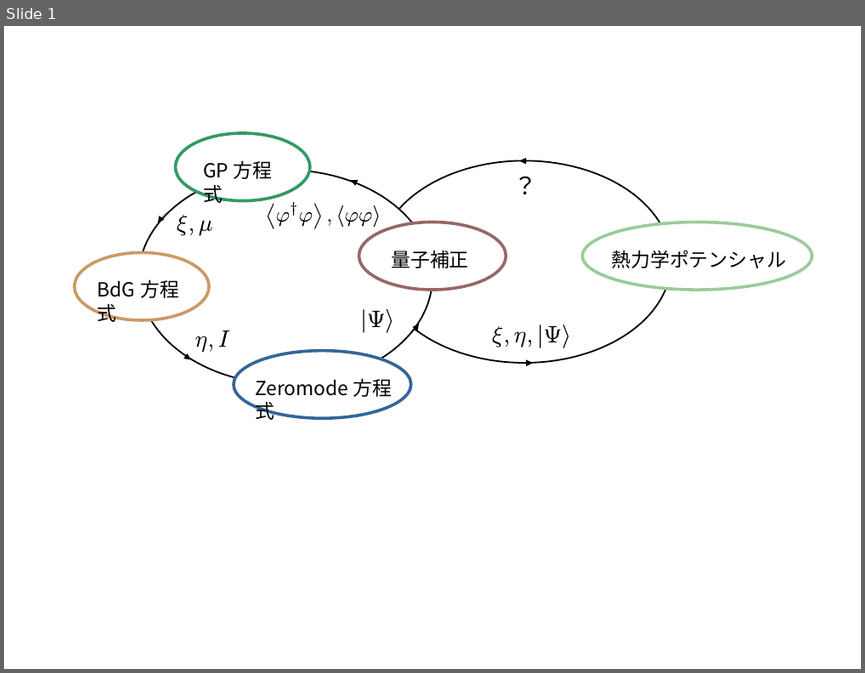
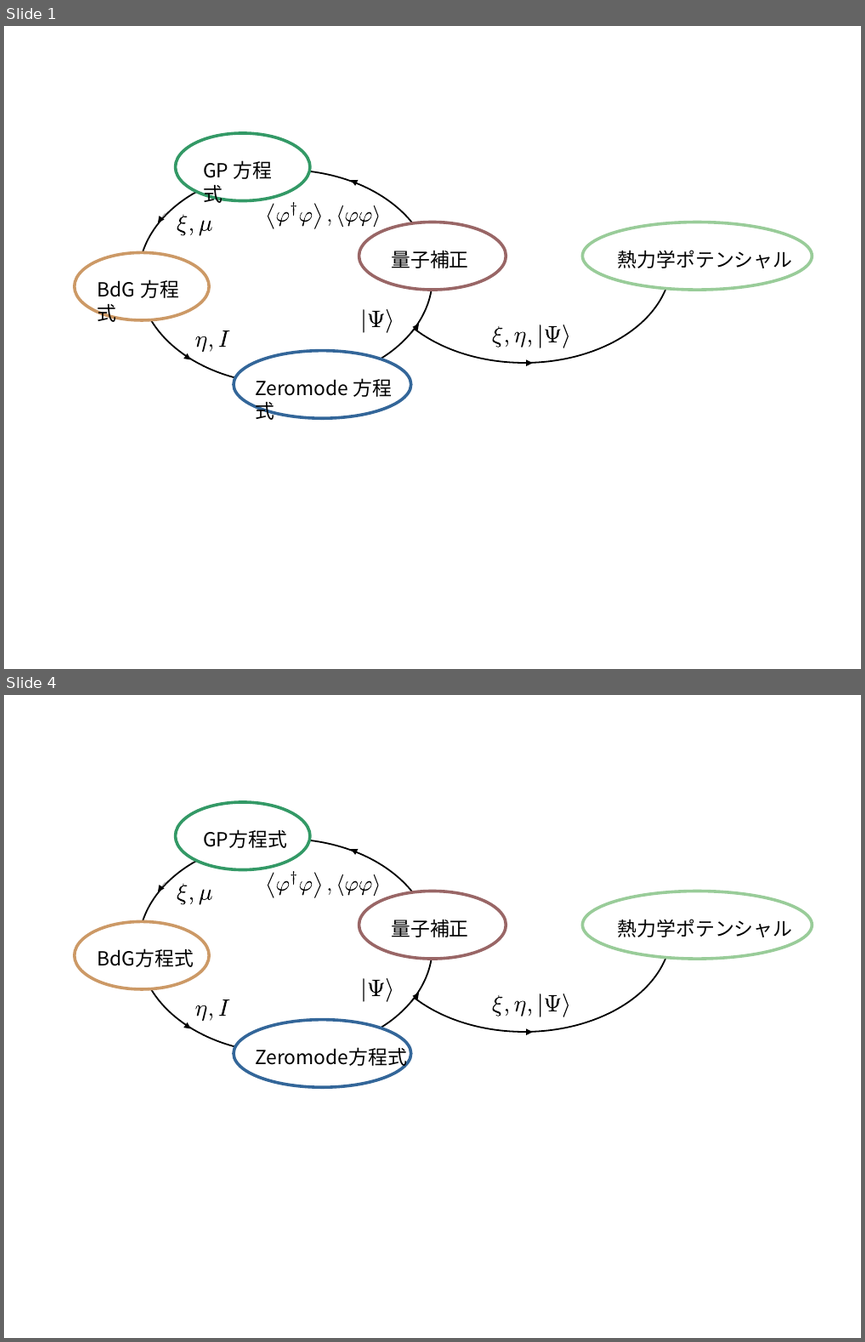
Before and after one commit to jabberwocky0139/QuantumPhys, a slide deck: EPS/Self-Consistent.odp. Shown one above the other, each under a label of ours: slide 1 before the commit, slides 1 and 4 after it; the slides between them are not shown. The pictures are 865x673 and 865x1342 pixels, drawn with LibreOffice and Linux fonts; fonts in the diff are those of the drawing. Boxes give left, top, right and bottom in pixels: in the first picture for what was removed or moved away, otherwise in the second. Text is boxed around its words. In the diff, an @@ line names an element or a change of style, - is before the commit and + after.

```diff
--- a/EPS/Self-Consistent.odp
+++ b/EPS/Self-Consistent.odp
@@ slide 4 added at [4,695,861,1338], background #FFFFFF @@
@@ ellipse added at [175,802,309,870], fill #FFFFFF, outline #339966 2.83 pt @@
@@ rectangle added at [383,800,677,919], fill #FFFFFF @@
@@ ellipse added at [138,839,432,1054], fill #FFFFFF, outline #000000 1.42 pt @@
@@ text added at [203,829,287,848], 18 pt, text #000000 @@
+GP方程式
@@ ellipse added at [377,829,671,1032], fill #FFFFFF, outline #000000 1.42 pt @@
@@ arrow added from (362, 855) to (351, 849), #000000 0 pt @@
@@ arrow added from (165, 882) to (158, 891), #000000 0 pt @@
@@ group added at [177,883,212,905]: 4 freeform shapes @@
@@ ellipse added at [359,891,506,959], fill #FFFFFF, outline #996666 2.83 pt @@
@@ group added at [265,871,381,898]: 11 freeform shapes @@
@@ ellipse added at [583,891,812,959], fill #FFFFFF, outline #99CC99 2.83 pt @@
@@ ellipse added at [75,921,209,989], fill #FFFFFF, outline #CC9966 2.83 pt @@
@@ text added at [391,919,468,937], 18 pt, text #000000 @@
+量子補正
@@ text added at [618,919,793,937], 18 pt, text #000000 @@
+熱力学ポテンシャル
@@ text added at [98,948,194,967], 18 pt, text #000000 @@
+BdG方程式
@@ group added at [195,1000,230,1021]: 4 freeform shapes @@
@@ group added at [360,978,394,1001]: 4 freeform shapes @@
@@ arrow added from (411, 1002) to (419, 993), #000000 0 pt @@
@@ group added at [492,993,572,1017]: 8 freeform shapes @@
@@ arrow added from (181, 1021) to (191, 1028), #000000 0 pt @@
@@ ellipse added at [234,1019,410,1087], fill #FFFFFF, outline #336699 2.83 pt @@
@@ text added at [255,1044,407,1069], 18 pt, text #000000 @@
+Zeromode方程式
@@ arrow added from (520, 1032) to (533, 1032), #000000 0 pt @@
@@ slide 1 changed as well @@
@@ rectangle added at [383,131,677,250], fill #FFFFFF @@
@@ text removed at [506,167,545,209] @@
-？
@@ arrow removed from (532, 160) to (519, 160) @@
@@ text "熱力学ポテンシャル": place and size @@
-text "熱力学ポテンシャル" at [612,250,787,268]
+text "熱力学ポテンシャル" at [618,250,793,268]
```
Also in this commit, not shown: 2 other slides added, 48 other files.
